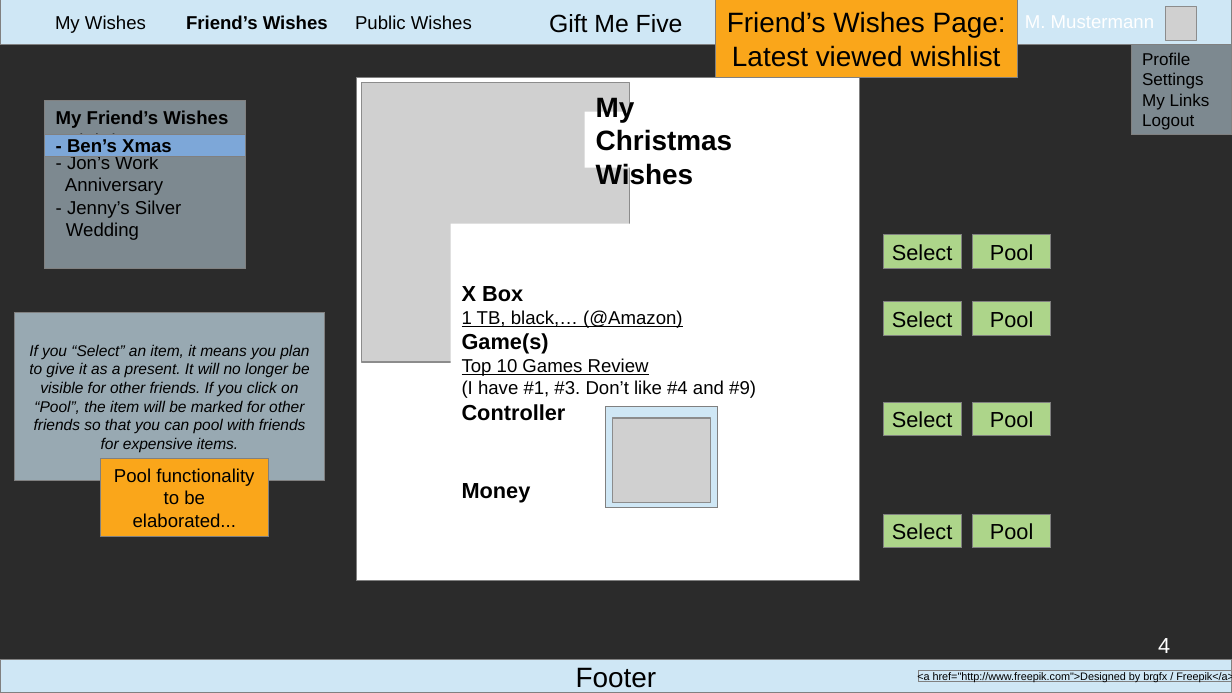
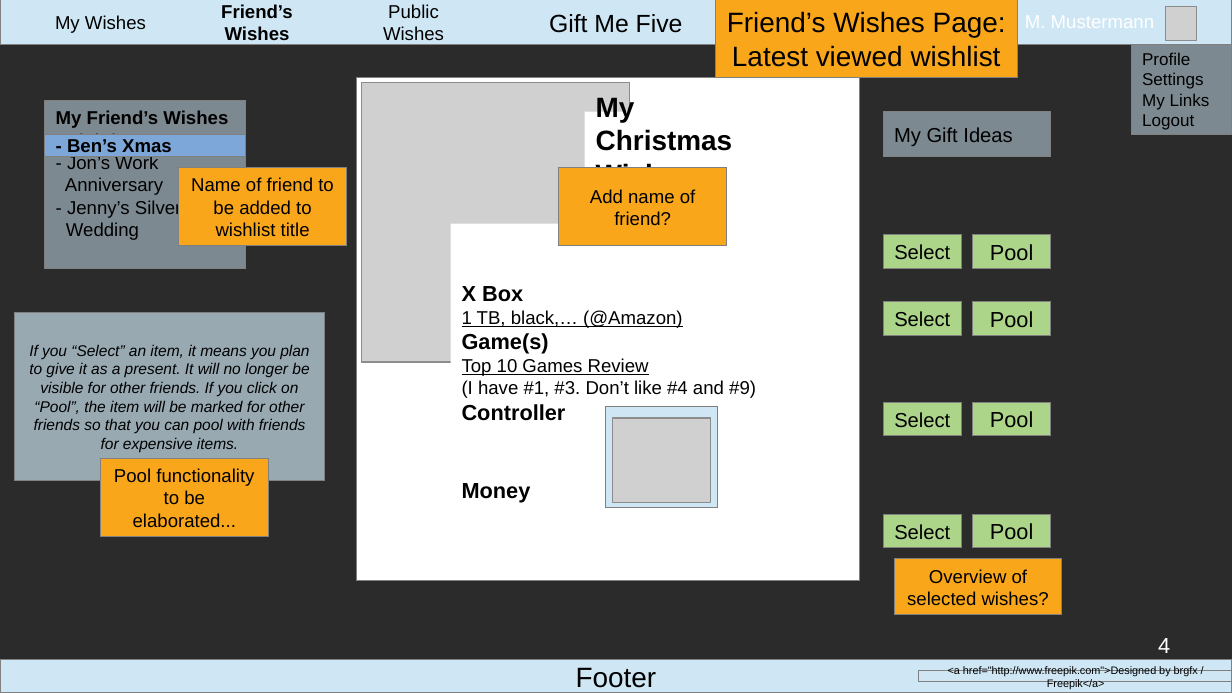
Before and after one commit to WCS-Java-Training-Bonn-2019/gift-me-five, a slide deck: slide 4 of files/mock_up.odp. Drawn at 1232x693 pixels with LibreOffice and Linux fonts; fonts in the diff are those of the drawing; grey boxes stand for pictures; background and template pictures are left out; a plain dark background stands for a picture behind light text. Boxes give left, top, right and bottom in pixels: in the first picture for what was removed or moved away, otherwise in the second. Text is boxed around its words. In the diff, an @@ line names an element or a change of style, - is before the commit and + after.

```diff
--- a/files/mock_up.odp
+++ b/files/mock_up.odp
@@ 2 rectangles, 1 text: place and size @@
-2 rectangles, 1 text at box(186, 15, 733, 189)
+2 rectangles, 1 text at box(190, 4, 842, 168)
@@ rectangle added at box(883, 112, 1051, 157), fill #CFE7F5 at 50% opacity, outline #808080 0 pt, 13 pt, text #000000 @@
+My Gift Ideas
@@ rectangle added at box(179, 168, 347, 246), fill #FAA61A, outline #808080 0 pt, 12 pt, text #000000 @@
+Name of friend to be added to wishlist title
@@ rectangle added at box(559, 168, 727, 246), fill #FAA61A, outline #808080 0 pt, 12 pt, text #000000 @@
+Add name of friend?
@@ size 14 to 13 pt in 4 elements at box(883, 235, 961, 268), box(883, 302, 961, 335), box(883, 402, 961, 436), box(883, 514, 961, 548) @@
@@ rectangle added at box(894, 559, 1062, 615), fill #FAA61A, outline #808080 0 pt, 12 pt, text #000000 @@
+Overview of selected wishes?
```
Also in this commit, not shown: 3 other slides changed, 2 other files.
